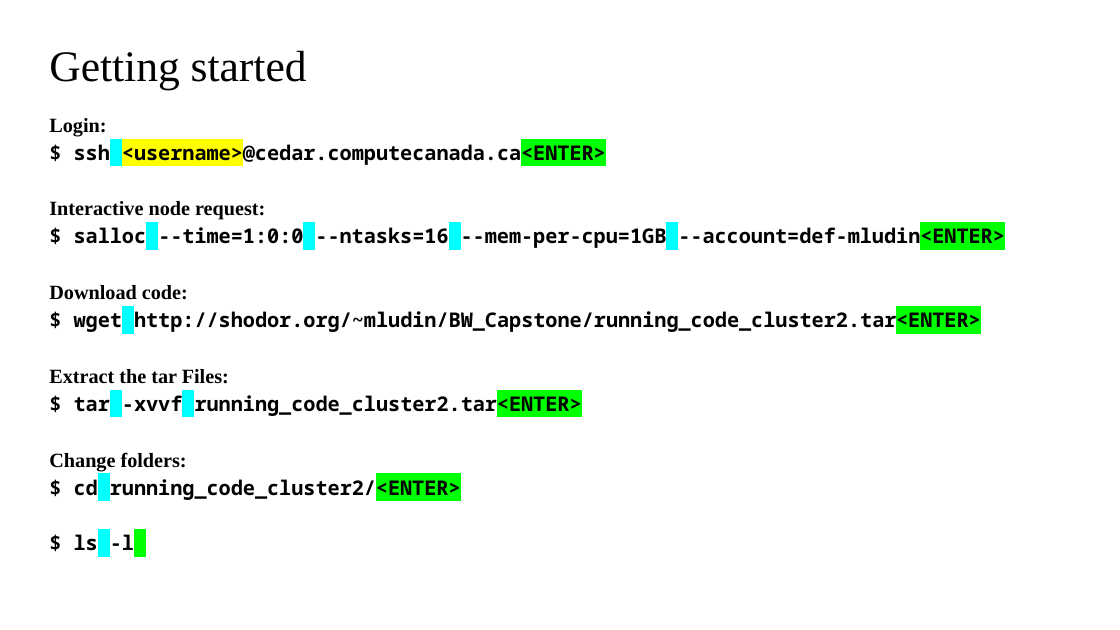
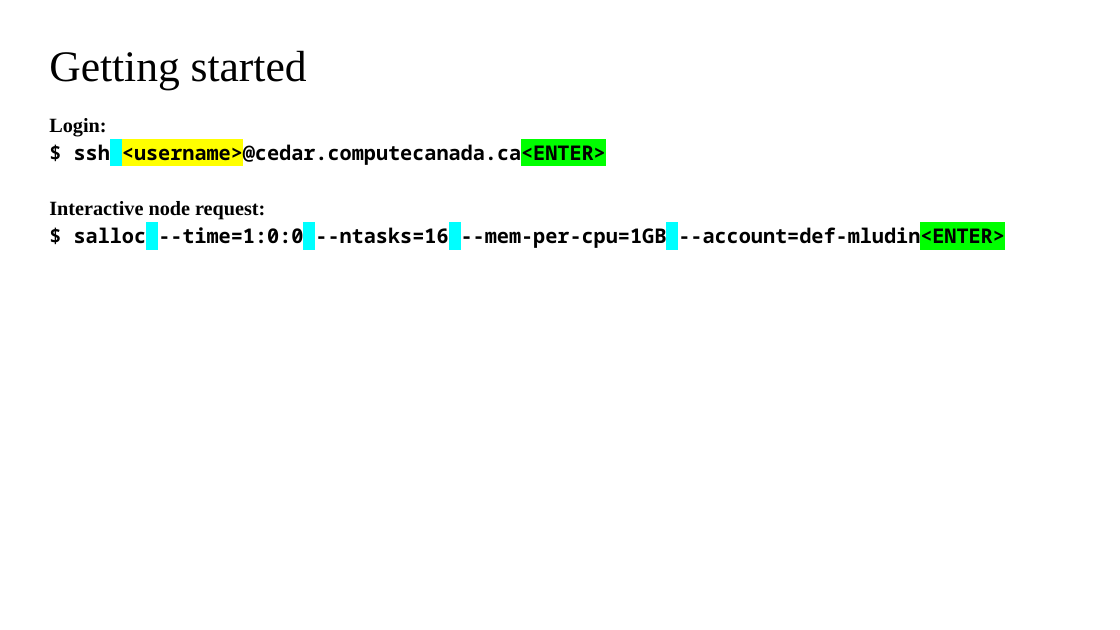
Before and after one commit to shodor-education/petascale-semester-curriculum, a slide deck: slide 4 of units/3/lessons/6/resources/petascale-lesson-3.6-slides.pptx. Drawn at 1120x630 pixels with LibreOffice and Linux fonts; fonts in the diff are those of the drawing. Boxes give left, top, right and bottom in pixels: in the first picture for what was removed or moved away, otherwise in the second. Text is boxed around its words. In the diff, an @@ line names an element or a change of style, - is before the commit and + after.

```diff
--- a/units/3/lessons/6/resources/petascale-lesson-3.6-slides.pptx
+++ b/units/3/lessons/6/resources/petascale-lesson-3.6-slides.pptx
@@ text at (49, 285, 981, 551): paragraphs removed @@
-Download code:
-$ wget http://shodor.org/~mludin/BW_Capstone/running_code_cluster2.tar<ENTER>
-Extract the tar Files:
-$ tar -xvvf running_code_cluster2.tar<ENTER>
-Change folders:
-$ cd running_code_cluster2/<ENTER>
-$ ls -l
```
Also in this commit, not shown: 2 other slides changed, 6 other files.
